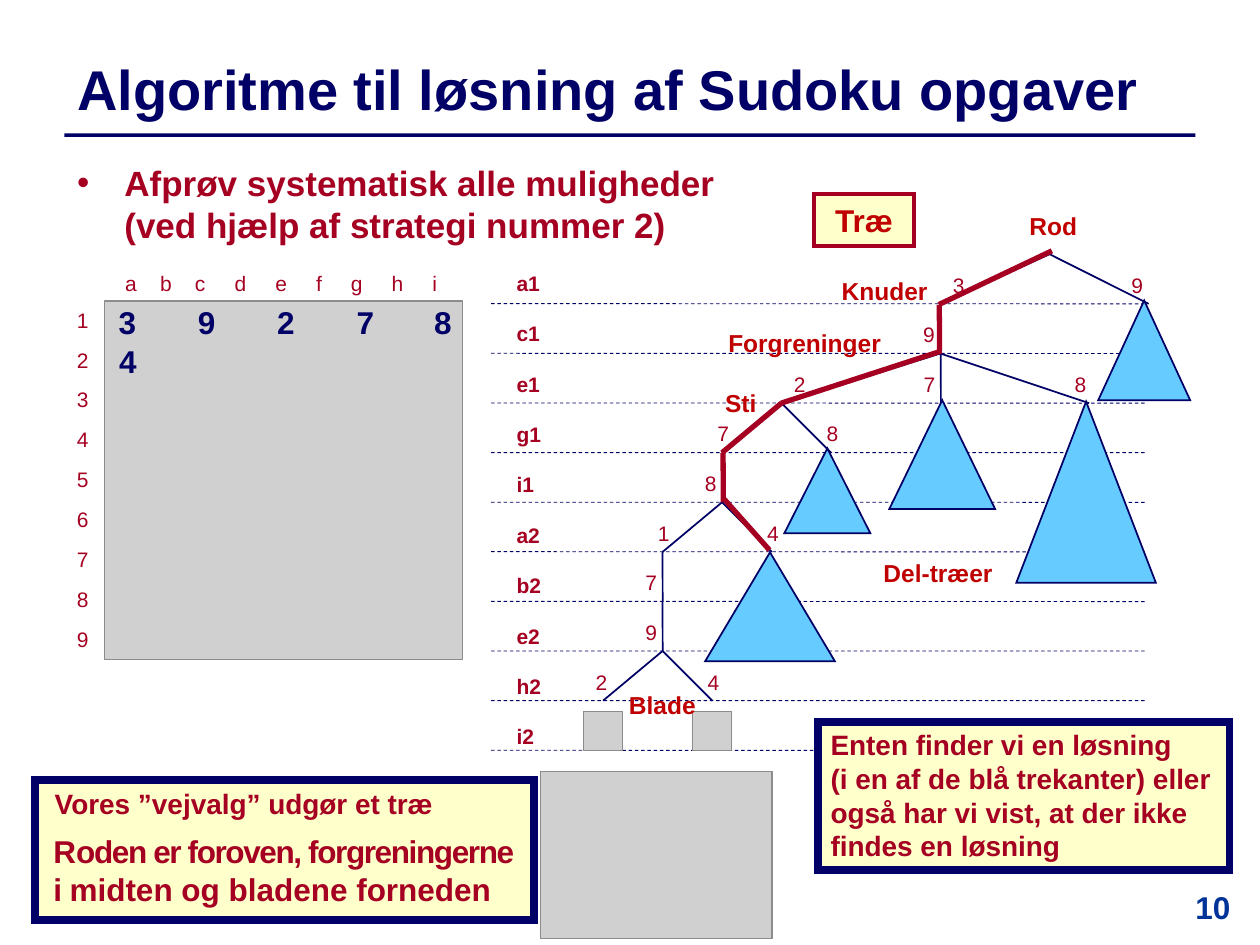
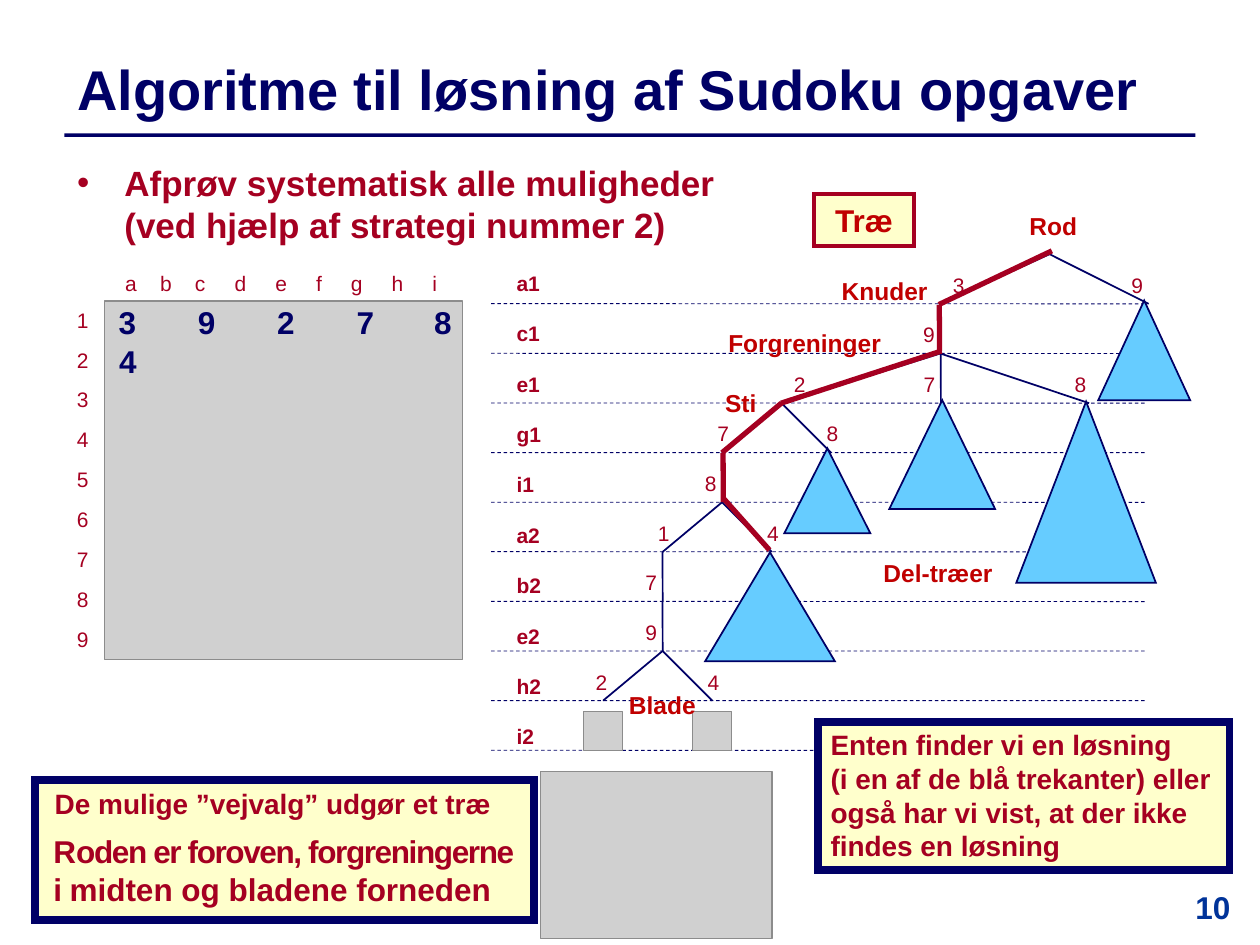
Before and after one commit to IntProgAU/Materiale, a slide deck: slide 10 of web/e22/uge_1a/Slides-Uge1-Mandag.pptx. Drawn at 1260x945 pixels with LibreOffice and Linux fonts; fonts in the diff are those of the drawing; grey boxes stand for pictures. Boxes give left, top, right and bottom in pixels: in the first picture for what was removed or moved away, otherwise in the second. Text is boxed around its words. In the diff, an @@ line names an element or a change of style, - is before the commit and + after.

```diff
--- a/web/e22/uge_1a/Slides-Uge1-Mandag.pptx
+++ b/web/e22/uge_1a/Slides-Uge1-Mandag.pptx
@@ text in rectangle at <box>55,793,490,819</box>: text changed @@
-Vores ”vejvalg” udgør et træ
+De mulige ”vejvalg” udgør et træ
```
Also in this commit, not shown: 2 other slides changed, 1 other file.
